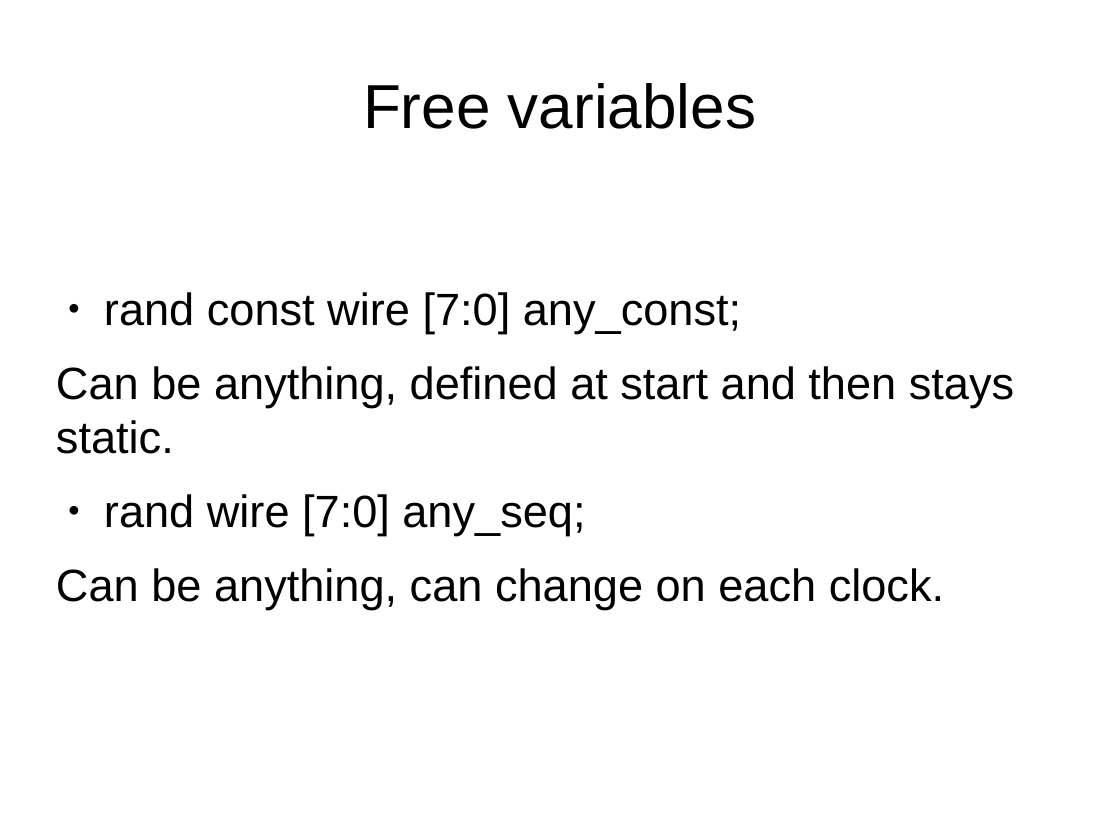
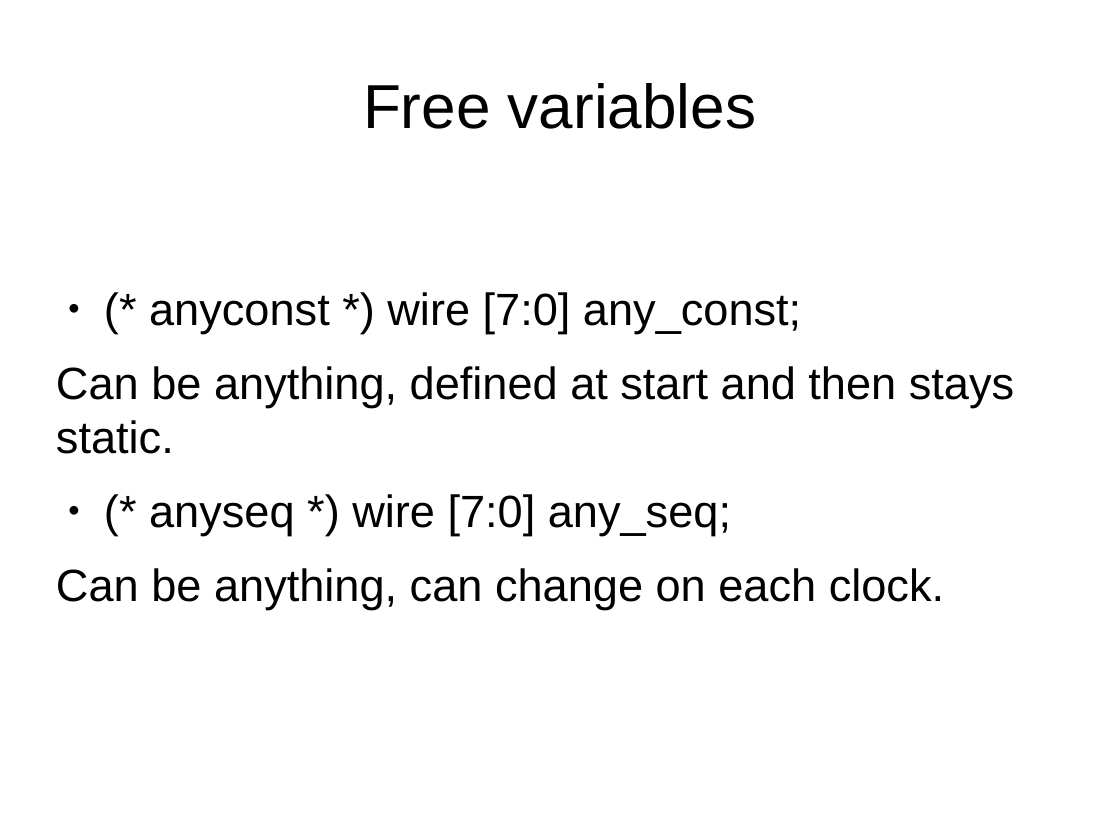
Before and after one commit to mattvenn/formal-intro-course, a slide deck: slide 52 of intro-course-slides.odp. Drawn at 1120x840 pixels with LibreOffice and Linux fonts; fonts in the diff are those of the drawing. Boxes give left, top, right and bottom in pixels: in the first picture for what was removed or moved away, otherwise in the second. Text is boxed around its words. In the diff, an @@ line names an element or a change of style, - is before the commit and + after.

Commit message:
free variables update and more info about abstraction example

```diff
--- a/intro-course-slides.odp
+++ b/intro-course-slides.odp
@@ text at [149, 292, 801, 333]: text changed @@
-● rand const wire [7:0] any_const;
+● (* anyconst *) wire [7:0] any_const;
@@ text at [149, 494, 731, 536]: text changed @@
-● rand wire [7:0] any_seq;
+● (* anyseq *) wire [7:0] any_seq;
```
Also in this commit, not shown: 1 other slide changed, 1 other file.
